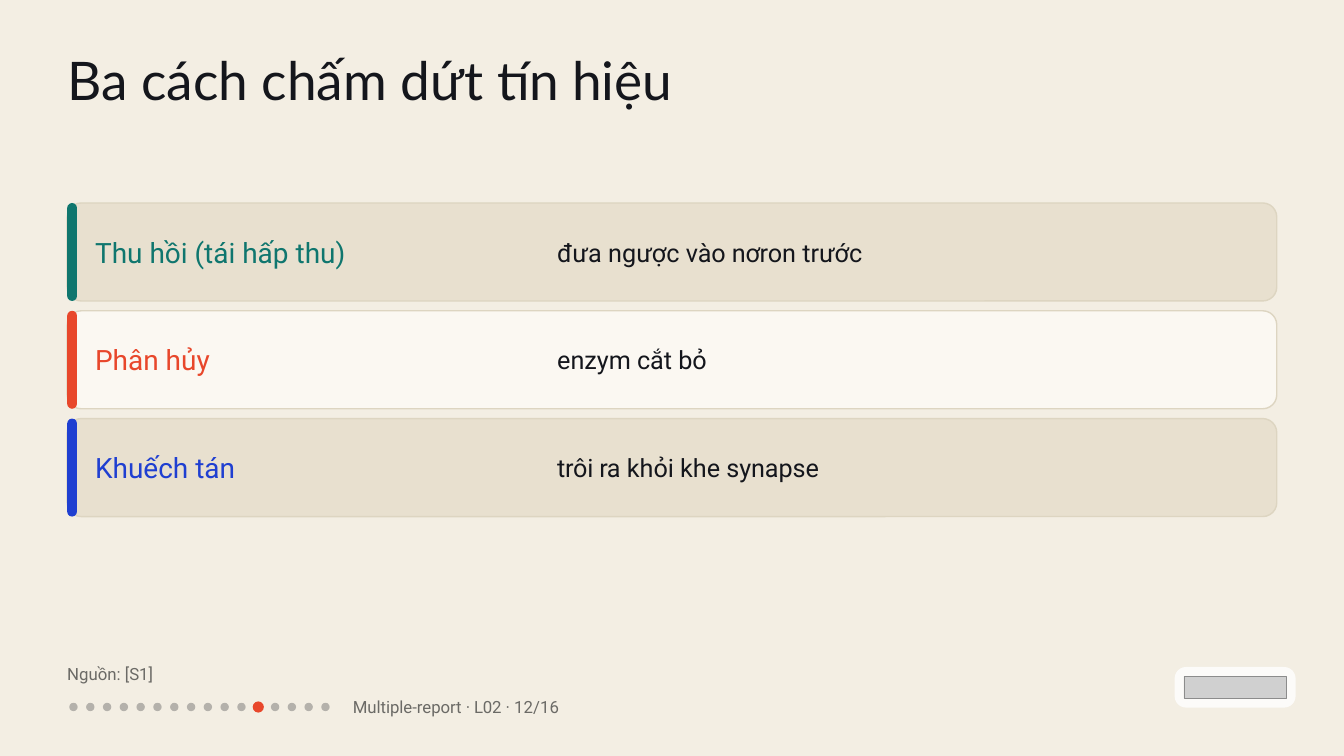
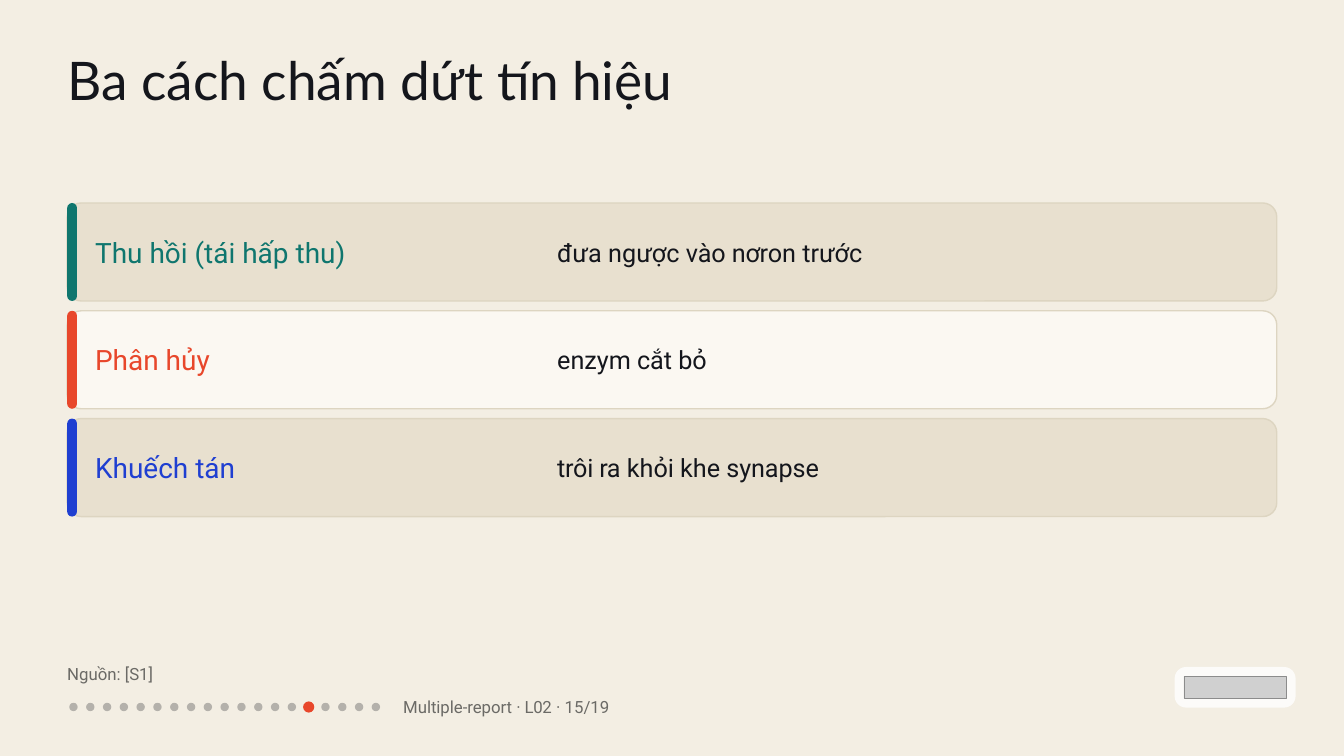
Before and after one commit to vohoailinh90/Multiple-report, a slide deck: slide 15 of lessons/L02/L02.pptx (slide 12 before the commit). Drawn at 1344x756 pixels with LibreOffice and Linux fonts; fonts in the diff are those of the drawing; grey boxes stand for pictures. Boxes give left, top, right and bottom in pixels: in the first picture for what was removed or moved away, otherwise in the second. Text is boxed around its words. In the diff, an @@ line names an element or a change of style, - is before the commit and + after.

```diff
--- a/lessons/L02/L02.pptx
+++ b/lessons/L02/L02.pptx
@@ ellipse at (x1=254, y1=703, x2=262, y2=711): fill #E8472B to #14161C at 28% opacity @@
@@ ellipse at (x1=303, y1=702, x2=314, y2=713): fill #14161C at 28% opacity to #E8472B @@
@@ ellipse added at (x1=338, y1=703, x2=346, y2=711), fill #14161C at 28% opacity @@
@@ ellipse added at (x1=355, y1=703, x2=363, y2=711), fill #14161C at 28% opacity @@
@@ ellipse added at (x1=372, y1=703, x2=380, y2=711), fill #14161C at 28% opacity @@
@@ text at (x1=403, y1=700, x2=610, y2=717): text changed @@
-Multiple-report · L02 · 12/16
+Multiple-report · L02 · 15/19
```
Also in this commit, not shown: 15 other slides changed, 3 slides added, 43 other files.
